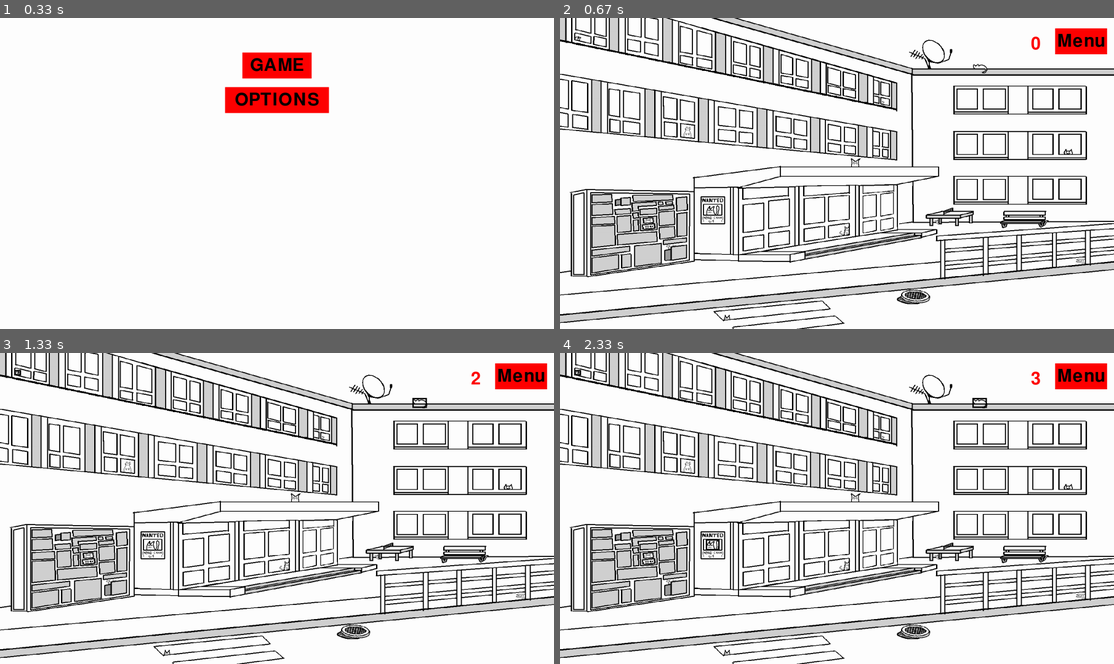
Above: before the commit, frames 1-4 (two rows, left to right).
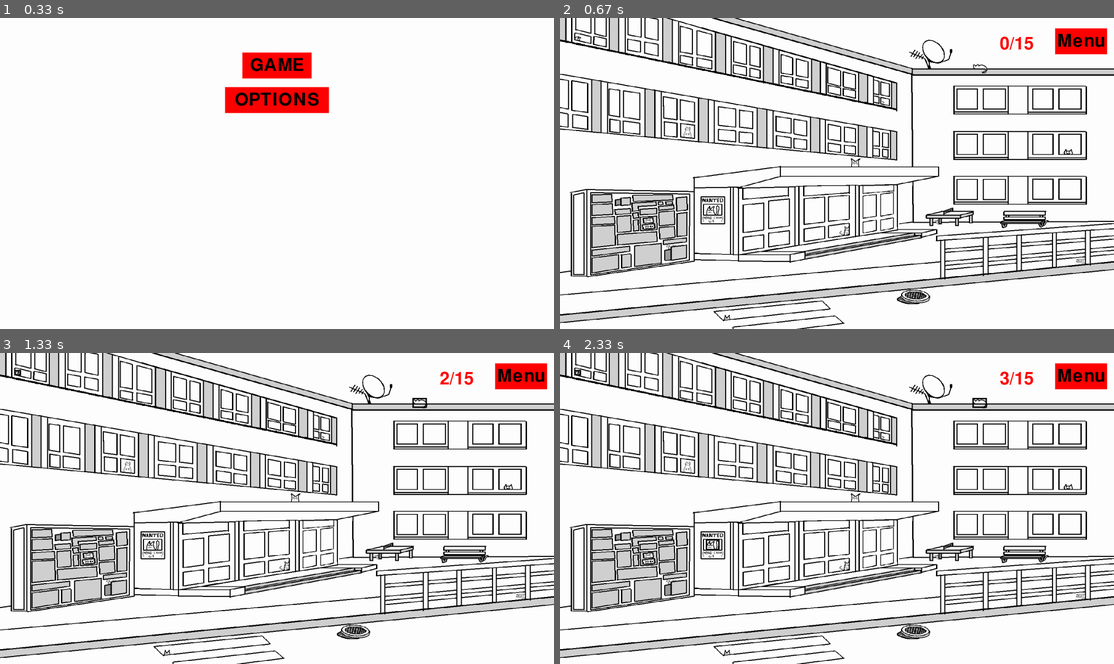
Above: after the commit, the same moments.

Repository: StepanBlaha/HiddenCats_pygame
Game: pygame game, started from hidden_cats.py
The game is run twice, just before and just after one commit, with the same random seed, the same clock (stepped at 60 frames per second) and the same inputs.
Inputs (mouse positions are in pixels of both pictures, inside the frame that each line leads up to):
- Up to frame 1 (0.33 s): no input
- Up to frame 2 (0.67 s): click "GAME" at 0.38 s
- Up to frame 3 (1.33 s): click (16, 371) at 0.72 s; click (421, 402) at 1.05 s
- Up to frame 4 (2.33 s): click (715, 545) at 1.38 s; click "Menu" at 1.72 s; click "GAME" at 2.22 s

Frame 1 is identical in both runs. In frame 2, 0.2% of the frame differs, in the area x 79-87%, y 5-11%; in frame 3, 0.2%; in frame 4, 0.2%.

Commit message:
added functionality for playing cat sounds, replay  button and better counter

Diff:
--- a/hidden_cats.py
+++ b/hidden_cats.py
@@ -1,7 +1,7 @@
 #pip install pygame
+import random
+import  os
 import pygame, sys
-from main_menu import gamemenu
-
 
 class hiddencats:
     """
@@ -45,6 +45,7 @@
             {"clicked": False, "position": (1362, 418), "dimension": (29, 22), "scaled_dimension": (0, 0), "scaled_position": (0, 0)},
         ]
         self.collision_box_border_color = (0, 0, 0)
+        self.cat_sound_list = ["meow_1.wav", "meow_2.wav",  "meow_3.wav",  "meow_4.wav",  "meow_5.wav",  "meow_6.wav"]
         self.window_color = (255, 255, 255)
         self.window_height = 900
         self.window_width = 1600
@@ -60,6 +61,18 @@
         self.text = ""
         self.stage =  "menu"
 
+    def play_sound(self):
+        random_index = random.randint(0, len(self.cat_sound_list) - 1)
+        print(random_index)
+        random_sound = self.cat_sound_list[random_index]
+        sound_folder_path = "assets/cat_sounds"
+        complete_path = os.path.join(sound_folder_path, random_sound)
+
+        pygame.mixer.init()
+        pygame.mixer.music.load(complete_path)
+        pygame.mixer.music.set_volume(0.5)
+        pygame.mixer.music.play()
+
     def create_button(self, text, rect, color, action):
         """
         Creates a button with given properties.
@@ -133,6 +146,19 @@
         self.stage = "menu"
         print("Accessed menu")
 
+    def on_click_replay_game(self):
+        #Reset clicked boxes
+        for box in self.collision_box_list:
+            box["clicked"] = False
+        self.stage = "game"
+        print("Game restarted")
+        pygame.display.update()
+
+    def on_game_win(self):
+         # Refresh to apply changes
+        self.stage = "gameover"
+        print("Game won")
+
     def initialize_menu_buttons(self):
         """
         Creates and returns menu buttons.
@@ -159,6 +185,13 @@
         #Creates the menu button
         button_menu =  self.create_button("Menu", (centeredWidth, 30, 150, 75), "red", self.on_click_menu)
         return button_menu
+
+    def initialize_play_again_button(self):
+        #Dynamic centering
+        centeredWidth = ( self.window_width / 2 ) - 100
+        #Creates the play again button
+        play_again_button =  self.create_button("Replay", (centeredWidth, 300, 200, 75), "red", self.on_click_replay_game)
+        return play_again_button
 
     def create_menu(self):
         """
@@ -196,27 +229,86 @@
                 self.create_game()
             pygame.display.update()
 
+    def create_win_screen(self):
+
+        self.clicked_cats = []
+        surface = pygame.Surface((self.window_width, self.window_height))
+        surface.set_alpha(180)
+        surface.fill((255, 255, 255))
+
+        self.GAMEWINDOW.blit(surface,  (0,  0)) # Paint the screen white
+
+
+
+
+        print("gameover shown")
+        #Setup the replay button
+        play_again_button = self.initialize_play_again_button()
+        while True:
+            for event in pygame.event.get():
+                if event.type == pygame.QUIT:
+                    pygame.quit()
+                    #For exiting the window
+                    sys.exit()
+
+
+                if self.stage == "gameover":
+                    self.button_check(play_again_button, event)
+
+                #Check for resize
+                if event.type == pygame.VIDEORESIZE:
+                    play_again_button = self.initialize_play_again_button()
+                    self.create_window(event.w, event.h)
+                    self.create_collision_boxes(event.w, event.h)
+
+                #Check for mousedown
+                if event.type == pygame.MOUSEBUTTONDOWN:
+                    #Get mouse position
+                    x, y =pygame.mouse.get_pos()
+                    #Check for colisions
+                    self.check_for_collisions(x, y)
+
+            #If stage == game draws the menu button
+
+            if self.stage == "gameover":
+                self.button_draw(self.GAMEWINDOW, play_again_button)
+            elif self.stage == "game":
+                self.create_game()
+            pygame.display.update()
+
+
     def create_game(self):
         """
         Creates and runs the game screen, handling events, rendering the counter, and drawing buttons.
         """
+        #Setup the replay button
+        play_again_button = self.initialize_play_again_button()
         #Setup the menu button
         button_menu = self.initialize_game_buttons()
         #Initial game setup
+        print(self.clicked_cats)
+        self.GAMEWINDOW.fill(self.window_color)
+        pygame.display.update()
         self.create_image(self.window_width, self.window_height)
         self.create_collision_boxes(self.window_width, self.window_height)
         self.create_window(self.window_width, self.window_height)
         self.create_collision_boxes(self.window_width, self.window_height)
         while True:
             #Offsets for centering the counter
-            widthOffset = self.window_width - 240
+            widthOffset = self.window_width - 330
             heightOffset = 50
             #Draw the rectangle behind counter
-            pygame.draw.rect(self.GAMEWINDOW, "white", (widthOffset, heightOffset, 80, 50))
+            pygame.draw.rect(self.GAMEWINDOW, "white", (widthOffset, heightOffset, 140, 50))
+            #Gets the number of clicked  cats
+            clicked_counter = len(self.clicked_cats)
             #Sets the counter text
-            self.text = self.font.render(str(len(self.clicked_cats)), True, "red")
+            self.text = self.font.render(f"{clicked_counter}/15", True, "red")
             #Draws the counter
-            self.GAMEWINDOW.blit(self.text, [widthOffset, heightOffset])
+            self.GAMEWINDOW.blit(self.text, (widthOffset, heightOffset))
+
+            if clicked_counter == 15:
+                self.on_game_win()
+
 
             for event in pygame.event.get():
                 if event.type == pygame.QUIT:
@@ -228,9 +320,13 @@
                 if self.stage == "game":
                     self.button_check(button_menu, event)
 
+                if self.stage == "gameover":
+                    self.button_check(play_again_button, event)
+
                 #Check for resize
                 if event.type == pygame.VIDEORESIZE:
                     button_menu = self.initialize_game_buttons()
+                    play_again_button = self.initialize_play_again_button()
                     self.create_window(event.w, event.h)
                     self.create_collision_boxes(event.w, event.h)
 
@@ -240,10 +336,12 @@
                     x, y =pygame.mouse.get_pos()
                     #Check for colisions
                     self.check_for_collisions(x, y)
-
             #If stage == game draws the menu button
             if self.stage == "game":
                 self.button_draw(self.GAMEWINDOW, button_menu)
+
+            elif self.stage == "gameover":
+                self.create_win_screen()
 
             #If stage is changed to menu, draws the menu
             elif self.stage == "menu":
@@ -260,6 +358,8 @@
             self.create_menu()
         elif self.stage == "game":
             self.create_game()
+        elif self.stage  == "gameover":
+            self.create_win_screen()
 
 
 
@@ -332,6 +432,7 @@
                 print("Collision detected with box", i)
                 if i not in self.clicked_cats:
                     self.clicked_cats.append(i)
+                    self.play_sound()
                 self.collision_box_list[i]["clicked"] = True
                 # Highlight the clicked box
                 pygame.draw.rect(self.GAMEWINDOW, self.collision_box_border_color, collision_box, 4)
